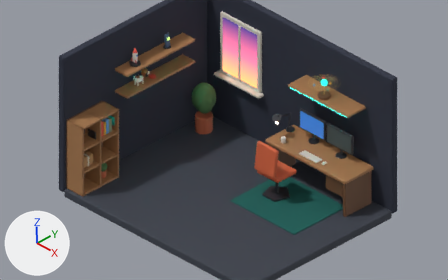
The Blender file blender/workshop.blend as it was, and as the next commit left it.
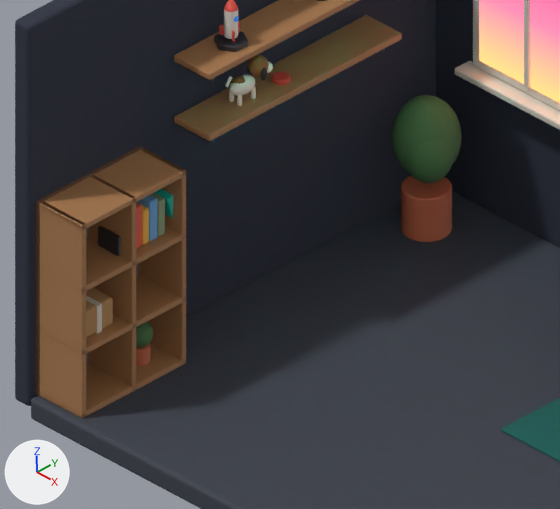
The first picture shows the older version from the file's camera 'CAM_A_iso'. The close-ups show the older and then the newer version on the part from 12% to 56% of the width and 17% to 82% of the height of that picture. Only the edits that show in the close-ups are written down. Lighting does not change. The marker at lower left points along +X, +Y and +Z.

Names of what the first close-up shows: 'book_agile_ledger_pro', 'book_cartographer', 'book_idea_ledger', 'book_leaning', 'book_protect_product', 'bookcase_divider', 'bookcase_shelf_3', 'bookcase_side_-1', 'bookcase_side_1', 'bookend', 'floor', 'plant_leaf0', 'plant_pot', 'shelf_board_1', 'shelf_board_2', 'wall_back', 'wall_left', 'window_pane' and 27 more.
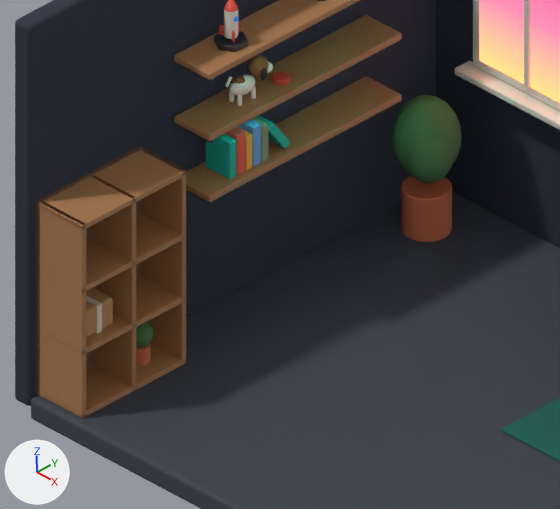
Location of each change, [x1, y1, x2, y2] in pixels of the close-ups (560 x 509 px):
'shelf_board_0', added (brown)
    after: [186, 76, 402, 202]
'book_agile_ledger', moved (not visible before)
    after: [206, 134, 236, 179]
'book_cartographer', moved
    before: [137, 195, 157, 241]
    after: [238, 119, 261, 167]
'book_agile_ledger_pro', moved
    before: [136, 203, 142, 249]
    after: [224, 127, 245, 175]
'book_leaning', moved, turned
    before: [154, 189, 173, 218]
    after: [256, 115, 290, 149]
'book_protect_product', moved
    before: [150, 193, 165, 237]
    after: [252, 117, 268, 162]
'book_idea_ledger', moved
    before: [136, 202, 149, 245]
    after: [239, 127, 252, 170]
'bookend', deleted
    before: [98, 226, 121, 256]
'shelf_bracket_0_-0.5', added
    after: [186, 190, 214, 205]

What the commit changed:
Object 'book_agile_ledger' (ob_book_agile_ledger) moves from (-1.78, -1.042, 1.101) to (-1.82, -0.09, 1.21).
Object 'book_agile_ledger_pro' (ob_book_agile_ledger_pro) moves from (-1.78, -0.968, 1.116) to (-1.82, -0.017, 1.225).
Object 'book_idea_ledger' (ob_book_idea_ledger) moves from (-1.78, -0.897, 1.091) to (-1.82, 0.054, 1.2).
Object 'book_cartographer' (ob_book_cartographer) moves from (-1.78, -0.829, 1.111) to (-1.82, 0.123, 1.22).
Object 'book_protect_product' (ob_book_protect_product) moves from (-1.78, -0.758, 1.096) to (-1.82, 0.194, 1.205).
Object 'book_leaning' (ob_book_leaning) moves from (-1.78, -0.642, 1.091) to (-1.82, 0.32, 1.2).
Object 'book_leaning' (ob_book_leaning) turns from (0, 0, 0) to (18, 0, 0) degrees about x, y and z.
Object 'bookend' (ob_bookend) is deleted.
Object 'shelf_bracket_0_1.0' (ob_shelf_bracket_0_1_0) is new; it shows me_cube_029.
Its location is (-1.85, 1.25, 0.985).
It gains a BEVEL modifier named 'Bevel'.
Modifier setting: width = 0.006.
Modifier setting: width_pct = 0.006.
Modifier setting: segments = 3.
Object 'shelf_bracket_0_-0.5' (ob_shelf_bracket_0__0_5) is new; it shows me_cube_028.
Its location is (-1.85, -0.25, 0.985).
It gains a BEVEL modifier named 'Bevel'.
Modifier setting: width = 0.006.
Modifier setting: width_pct = 0.006.
Modifier setting: segments = 3.
Object 'shelf_board_0' (ob_shelf_board_0) is new; it shows me_cube_026.
Its location is (-1.82, 0.5, 1.05).
It gains a BEVEL modifier named 'Bevel'.
Modifier setting: width = 0.012.
Modifier setting: width_pct = 0.012.
Modifier setting: segments = 3.
